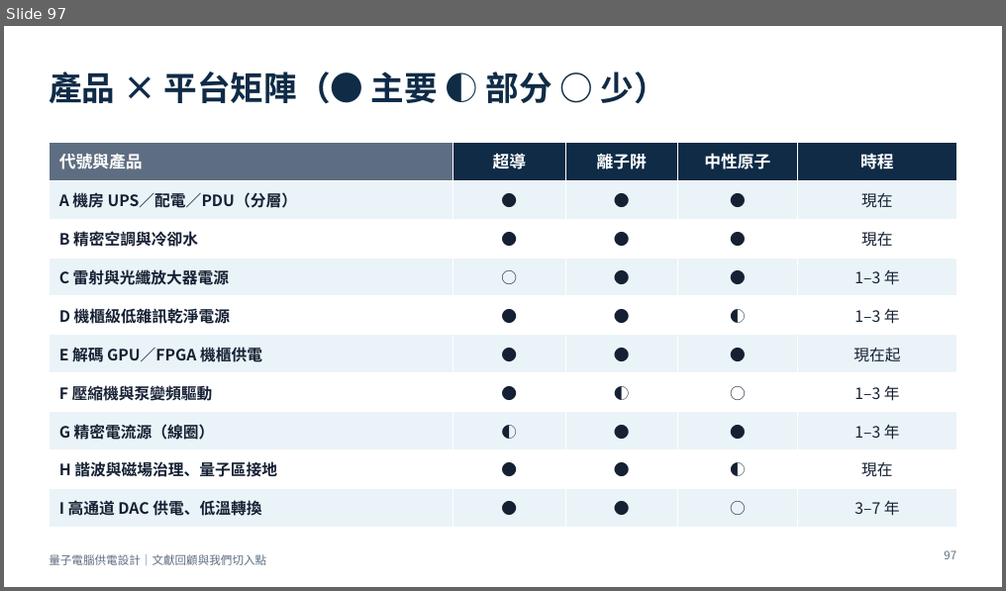
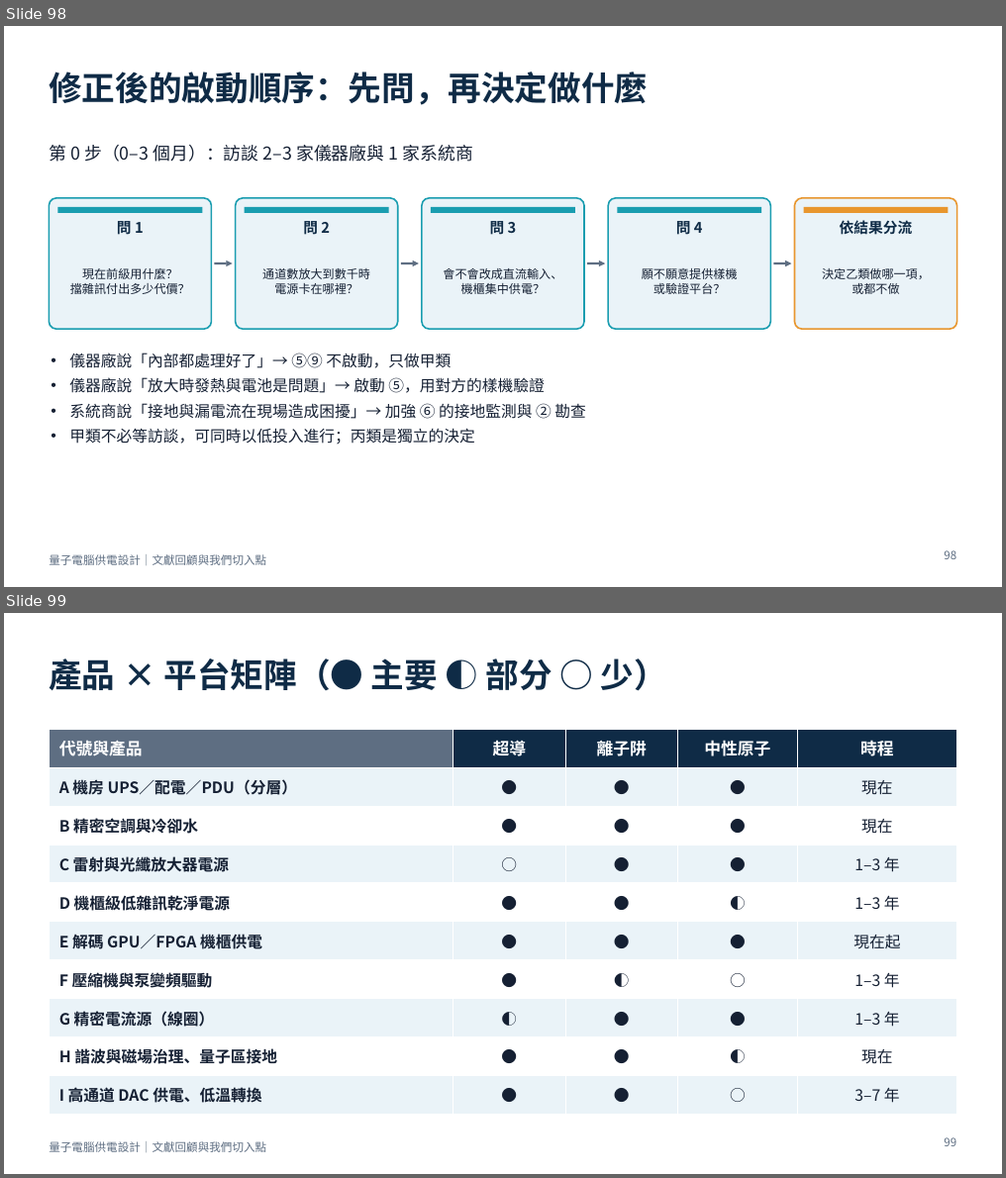
Before and after one commit to pcpcchen-coder/QuantumComputing, a slide deck: slides/output/qc-power-supply.pptx. Shown one above the other, each under a label of ours: slide 97 before the commit, slides 98 and 99 after it. The pictures are 1006x591 and 1006x1178 pixels, drawn with LibreOffice and Linux fonts; fonts in the diff are those of the drawing. Boxes give left, top, right and bottom in pixels: in the first picture for what was removed or moved away, otherwise in the second. Text is boxed around its words. In the diff, an @@ line names an element or a change of style, - is before the commit and + after.

```diff
--- a/slides/output/qc-power-supply.pptx
+++ b/slides/output/qc-power-supply.pptx
@@ slide 98 added at [4, 26, 1002, 587], background #FFFFFF; not listed: 1 template element that a slide beside it also shows @@
@@ title added at [49, 72, 648, 105], 32 pt, text #0F2B46, bold @@
+修正後的啟動順序：先問，再決定做什麼
@@ text added at [49, 145, 474, 162], 17 pt, text #152033 @@
+第 0 步（0–3 個月）：訪談 2–3 家儀器廠與 1 家系統商
@@ rounded rectangle added at [49, 198, 211, 329], fill #EAF3F8, outline #1A9DB0 1.5 pt @@
@@ rounded rectangle added at [236, 198, 398, 329], fill #EAF3F8, outline #1A9DB0 1.5 pt @@
@@ rounded rectangle added at [422, 198, 584, 329], fill #EAF3F8, outline #1A9DB0 1.5 pt @@
@@ rounded rectangle added at [608, 198, 770, 329], fill #EAF3F8, outline #1A9DB0 1.5 pt @@
@@ rounded rectangle added at [795, 198, 957, 329], fill #EAF3F8, outline #E8962E 1.5 pt @@
@@ rectangle added at [57, 207, 202, 213], fill #1A9DB0 @@
@@ text added at [117, 219, 144, 238], 14 pt, text #0F2B46, bold @@
+問 1
@@ rectangle added at [245, 207, 389, 213], fill #1A9DB0 @@
@@ text added at [303, 219, 330, 238], 14 pt, text #0F2B46, bold @@
+問 2
@@ rectangle added at [431, 207, 575, 213], fill #1A9DB0 @@
@@ text added at [490, 219, 517, 238], 14 pt, text #0F2B46, bold @@
+問 3
@@ rectangle added at [617, 207, 761, 213], fill #1A9DB0 @@
@@ text added at [676, 219, 703, 238], 14 pt, text #0F2B46, bold @@
+問 4
@@ rectangle added at [804, 207, 948, 213], fill #E8962E @@
@@ text added at [840, 220, 913, 235], 14 pt, text #0F2B46, bold @@
+依結果分流
@@ text added at [70, 269, 190, 294], 11.5 pt, text #152033 @@
+現在前級用什麼？
+擋雜訊付出多少代價？
@@ arrow added from (214, 264) to (233, 264), #5E6E82 2 pt @@
@@ text added at [262, 269, 370, 294], 11.5 pt, text #152033 @@
+通道數放大到數千時
+電源卡在哪裡？
@@ arrow added from (401, 264) to (419, 264), #5E6E82 2 pt @@
@@ text added at [443, 269, 562, 294], 11.5 pt, text #152033 @@
+會不會改成直流輸入、
+機櫃集中供電？
@@ arrow added from (587, 264) to (605, 264), #5E6E82 2 pt @@
@@ text added at [642, 269, 738, 294], 11.5 pt, text #152033 @@
+願不願意提供樣機
+或驗證平台？
@@ arrow added from (773, 264) to (792, 264), #5E6E82 2 pt @@
@@ text added at [822, 269, 930, 294], 11.5 pt, text #152033 @@
+決定乙類做哪一項，
+或都不做
@@ text added at [69, 353, 585, 445], 15 pt, text #152033 @@
+• 儀器廠說「內部都處理好了」→ ⑤⑨ 不啟動，只做甲類
+• 儀器廠說「放大時發熱與電池是問題」→ 啟動 ⑤，用對方的樣機驗證
+• 系統商說「接地與漏電流在現場造成困擾」→ 加強 ⑥ 的接地監測與 ② 勘查
+• 甲類不必等訪談，可同時以低投入進行；丙類是獨立的決定
@@ page number added at [944, 551, 956, 560], 11 pt, text #5E6E82 @@
+98
@@ what was slide 97 is now slide 99 @@
@@ page number at [944, 1138, 956, 1147]: text changed @@
-97
+99
```
Also in this commit, not shown: 3 slides changed, 1 other slide added, 7 other files.
